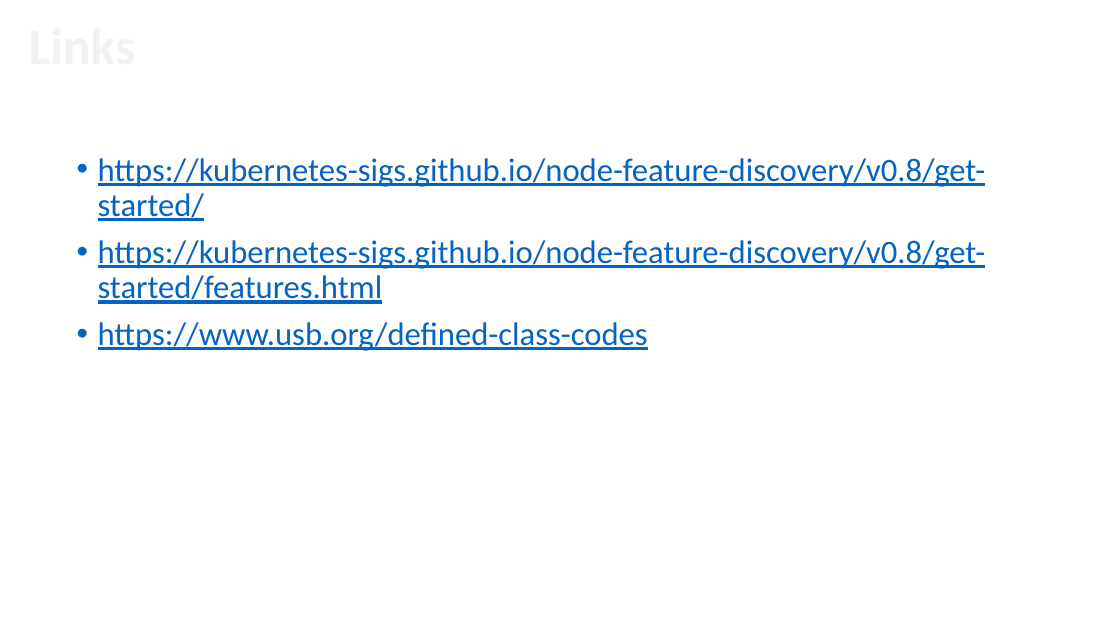
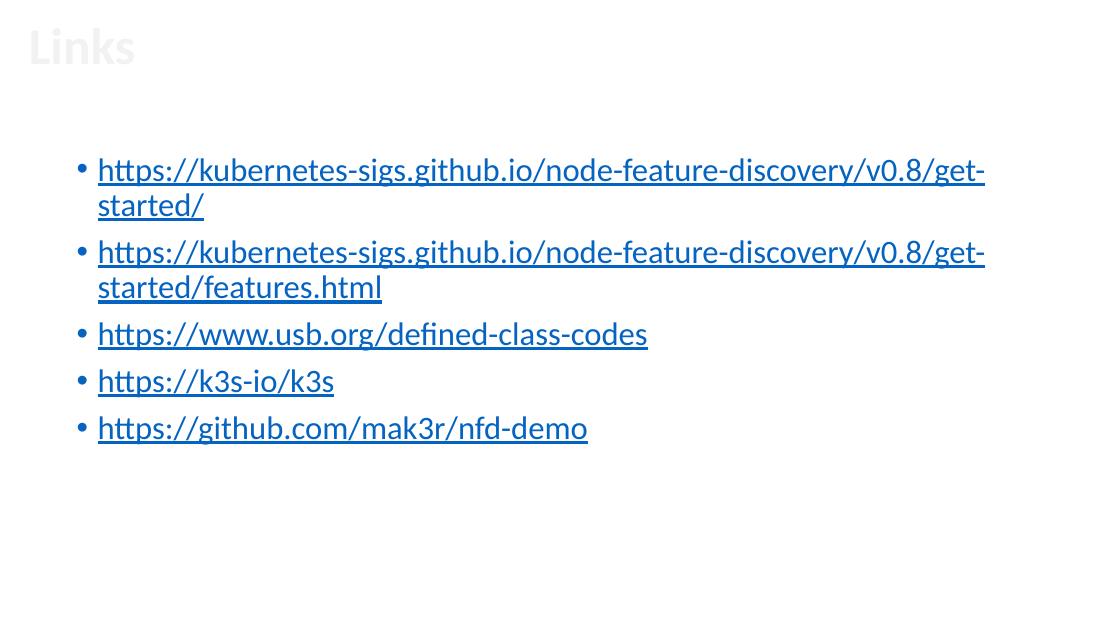
Before and after one commit to mak3r/nfd-demo, a slide deck: slide 28 of slides/Taming Unbounded Resources with NFD.pptx (slide 17 before the commit). Drawn at 1120x630 pixels with LibreOffice and Linux fonts; fonts in the diff are those of the drawing; background and template pictures are left out. Boxes give left, top, right and bottom in pixels: in the first picture for what was removed or moved away, otherwise in the second. Text is boxed around its words. In the diff, an @@ line names an element or a change of style, - is before the commit and + after.

```diff
--- a/slides/Taming Unbounded Resources with NFD.pptx
+++ b/slides/Taming Unbounded Resources with NFD.pptx
@@ text at [98, 369, 588, 445]: paragraphs added @@
+• https://k3s-io/k3s
+• https://github.com/mak3r/nfd-demo
```
Also in this commit, not shown: 15 other slides changed, 13 slides added, 1 slide removed, 8 other files.
